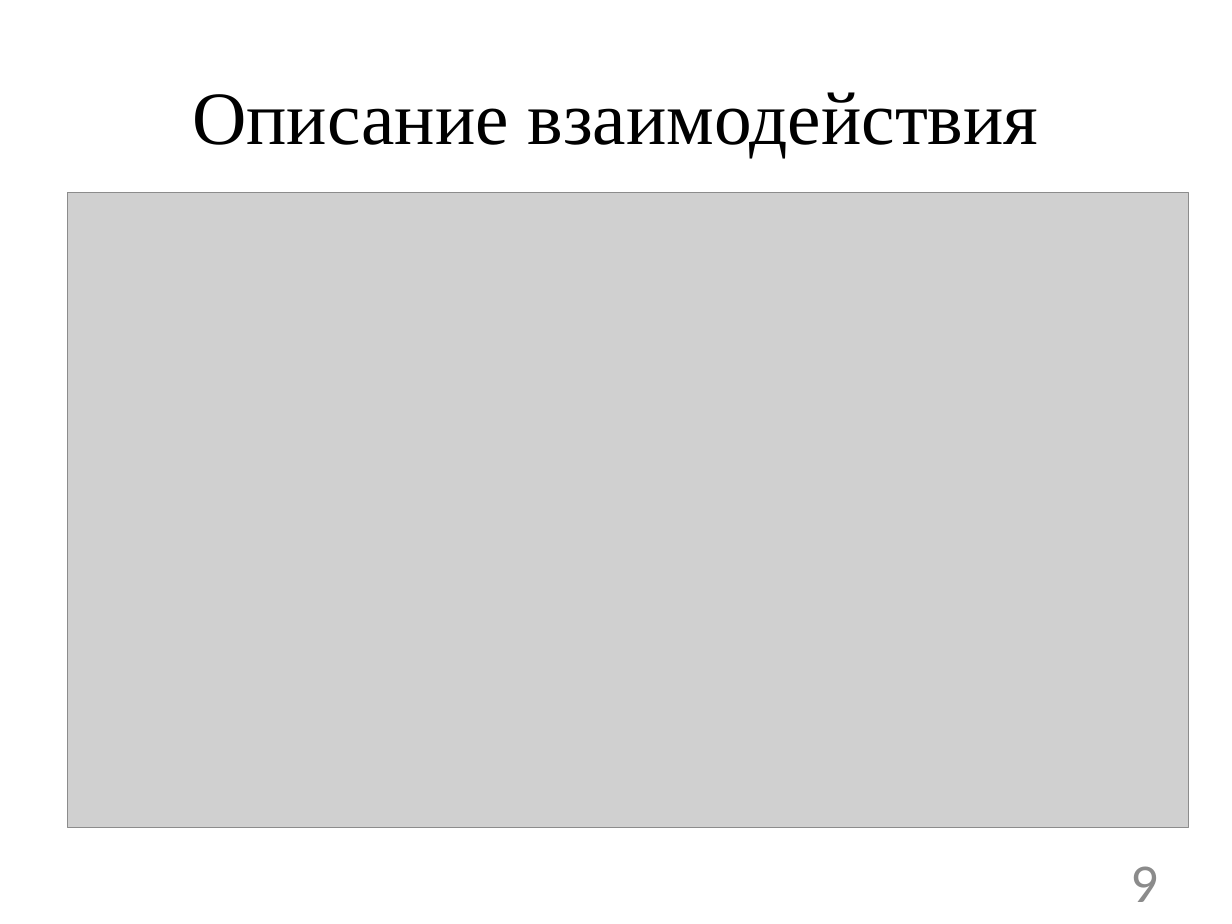
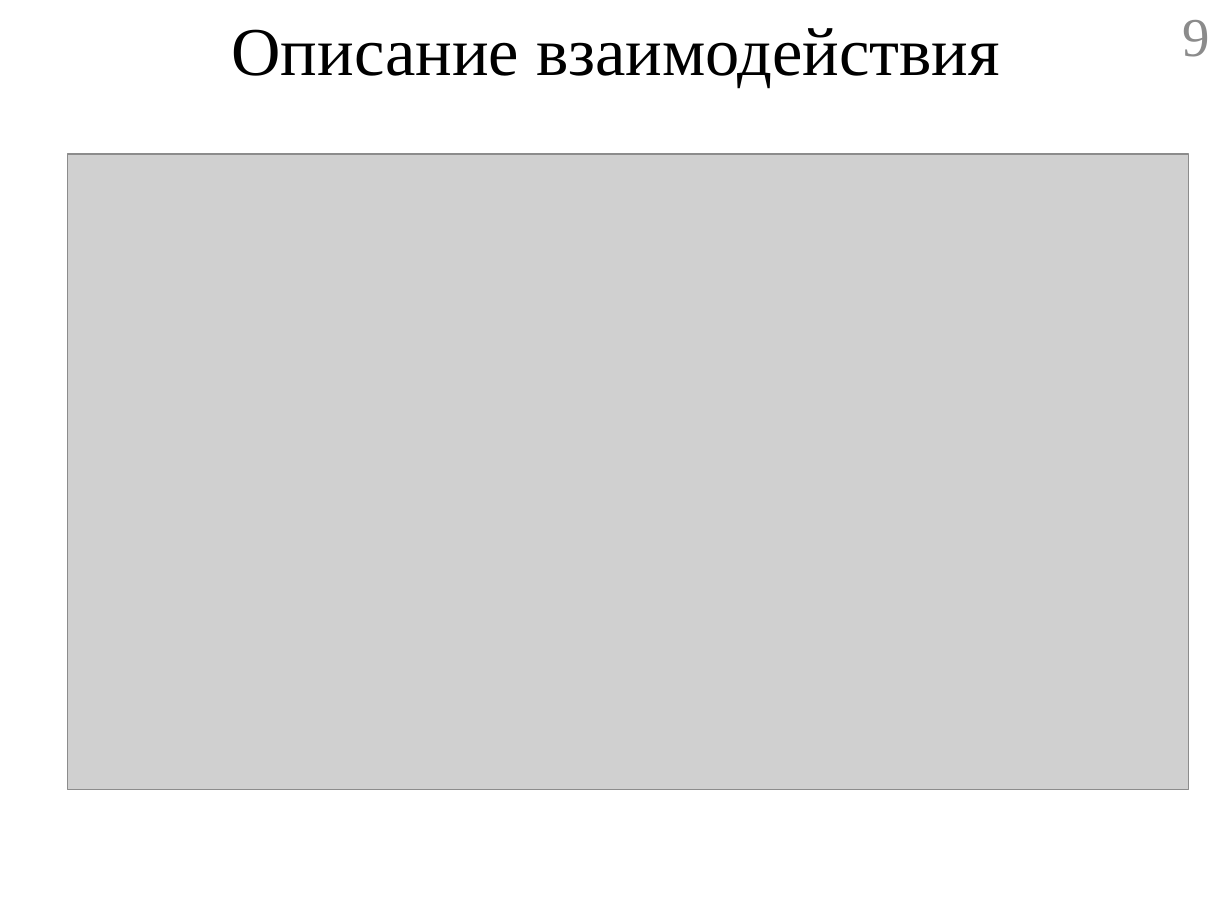
Before and after one commit to geo2tag/geocube, a slide deck: slide 9 of Диплом презентация.pptx. Drawn at 1232x924 pixels with LibreOffice and Linux fonts; fonts in the diff are those of the drawing; grey boxes stand for pictures. Boxes give left, top, right and bottom in pixels: in the first picture for what was removed or moved away, otherwise in the second. Text is boxed around its words. In the diff, an @@ line names an element or a change of style, - is before the commit and + after.

```diff
--- a/Диплом презентация.pptx
+++ b/Диплом презентация.pptx
@@ title "Описание взаимодействия": place and size @@
-title "Описание взаимодействия" at <box>192,92,1039,158</box>
+title "Описание взаимодействия" at <box>232,28,1000,89</box>
@@ title "Описание взаимодействия" at <box>232,28,1000,89</box>: size 44 to 40 pt @@
@@ page number: place and size @@
-page number at <box>1130,866,1158,902</box>
+page number at <box>1183,20,1210,57</box>
@@ page number at <box>1183,20,1210,57</box>: font Calibri to Times New Roman @@
@@ picture: place and size @@
-picture at <box>68,192,1189,828</box>
+picture at <box>68,154,1189,790</box>
```
Also in this commit, not shown: 12 other slides changed, 1 slide added, 3 slides removed, 1 other file.
